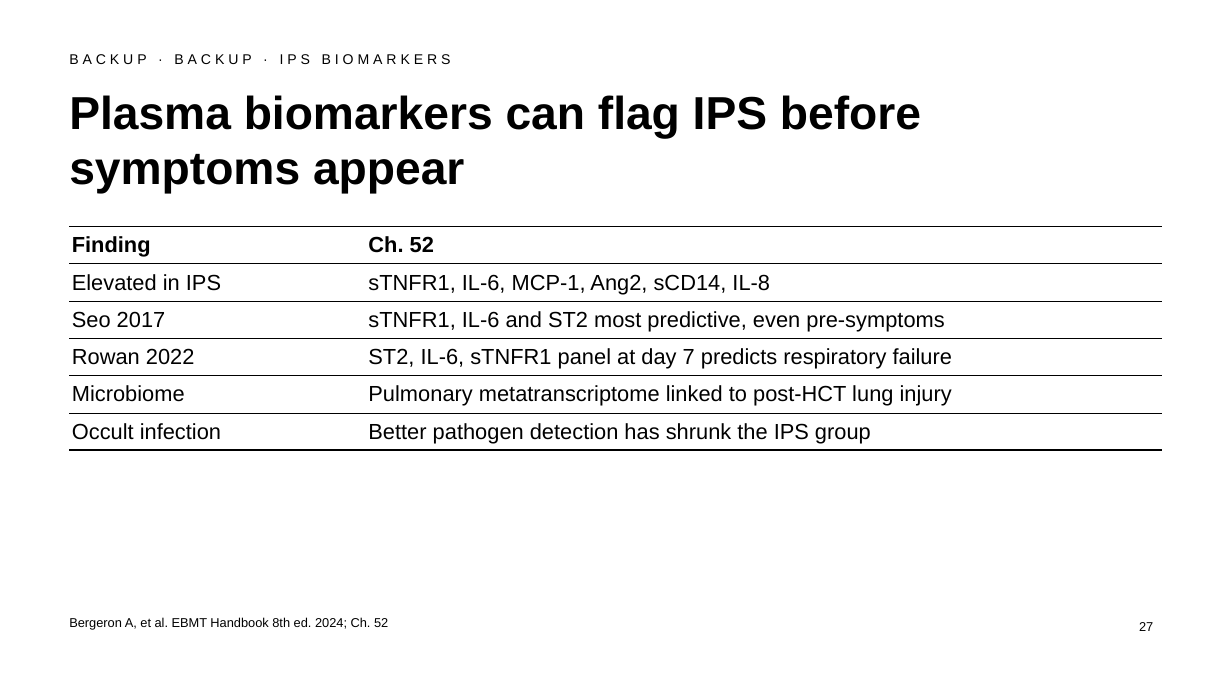
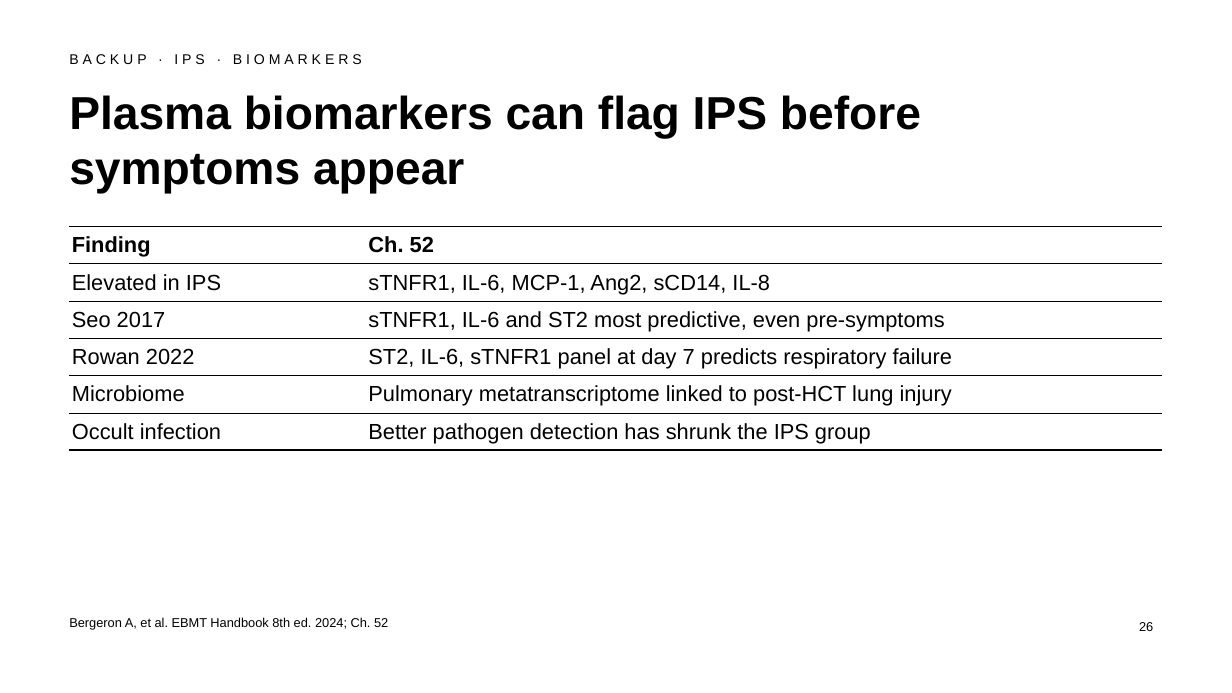
Before and after one commit to htlin222/ebmt-handbook-skill, a slide deck: slide 26 of slides/decks/s15-pulmonary.pptx (slide 27 before the commit). Drawn at 1232x693 pixels with LibreOffice and Linux fonts; fonts in the diff are those of the drawing. Boxes give left, top, right and bottom in pixels: in the first picture for what was removed or moved away, otherwise in the second. Text is boxed around its words. In the diff, an @@ line names an element or a change of style, - is before the commit and + after.

```diff
--- a/slides/decks/s15-pulmonary.pptx
+++ b/slides/decks/s15-pulmonary.pptx
@@ text at (69,54,362,64): text changed @@
-BACKUP · BACKUP · IPS BIOMARKERS
+BACKUP · IPS · BIOMARKERS
@@ page number at (1139,622,1153,631): text changed @@
-27
+26
```
Also in this commit, not shown: 4 other slides changed, 1 slide removed, 32 other files.
